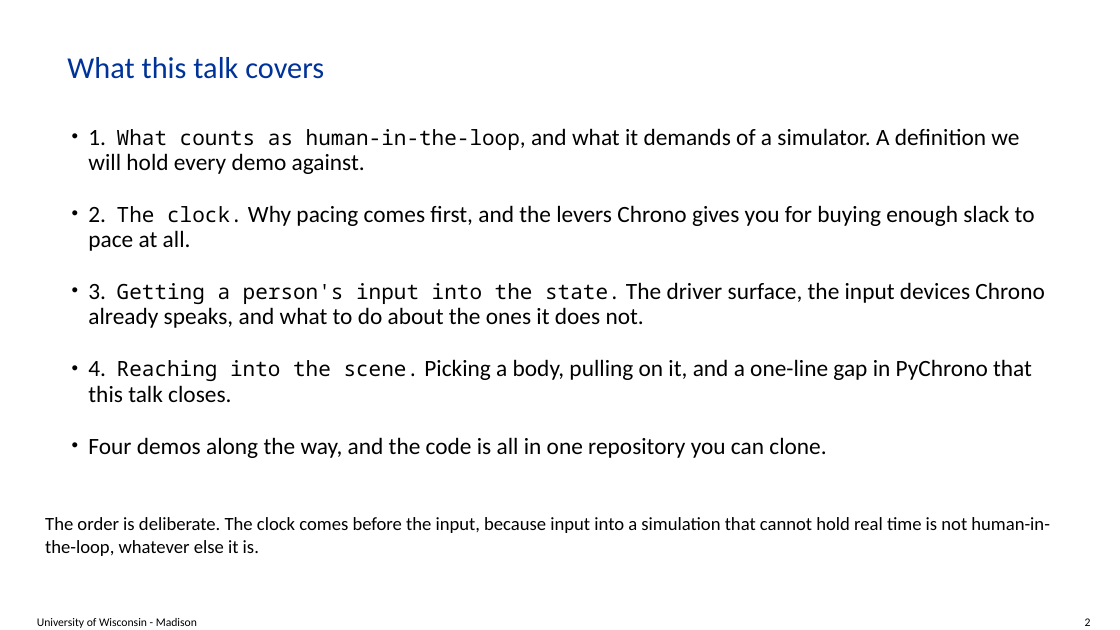
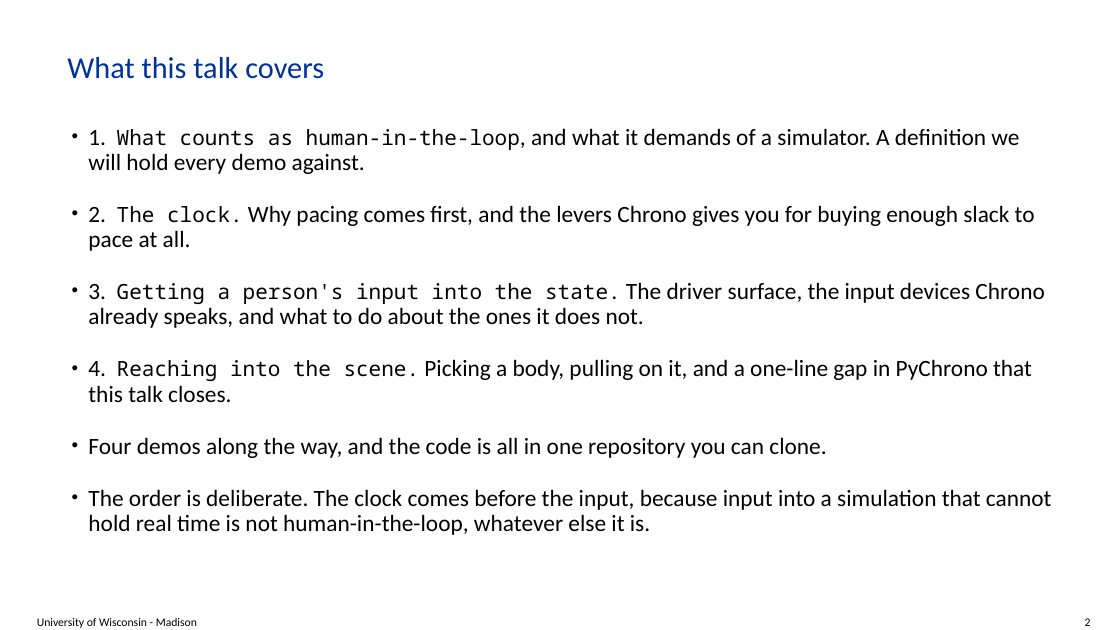
Before and after one commit to ksha23/chrono-hil-tutorial, a slide deck: slide 2 of tutorial_HIL_driver.pptx. Drawn at 1120x630 pixels with LibreOffice and Linux fonts; fonts in the diff are those of the drawing; background and template pictures are left out. Boxes give left, top, right and bottom in pixels: in the first picture for what was removed or moved away, otherwise in the second. Text is boxed around its words. In the diff, an @@ line names an element or a change of style, - is before the commit and + after.

```diff
--- a/tutorial_HIL_driver.pptx
+++ b/tutorial_HIL_driver.pptx
@@ text at (88, 489, 1052, 535): paragraph added @@
+• The order is deliberate. The clock comes before the input, because input into a simulation that cannot hold real time is not human-in-the-loop, whatever else it is.
@@ text removed at (45, 517, 1050, 556) @@
-The order is deliberate. The clock comes before the input, because input into a simulation that cannot hold real time is not human-in-the-loop, whatever else it is.
```
Also in this commit, not shown: 16 other slides changed, 2 other files.
